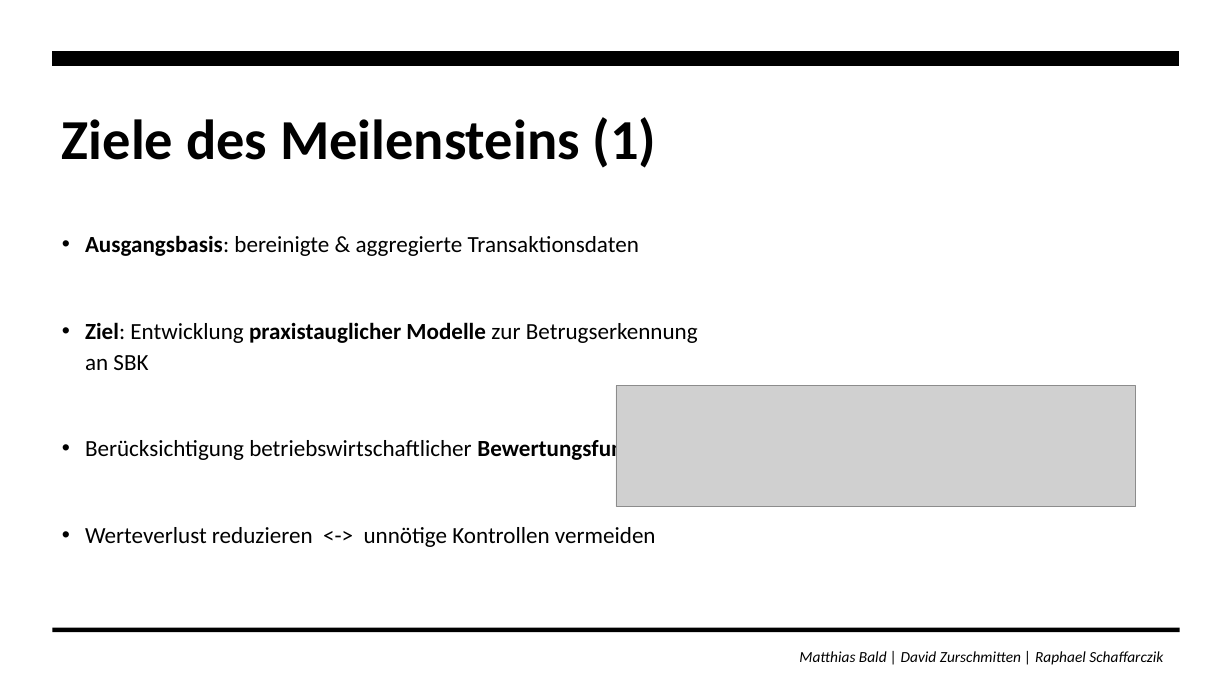
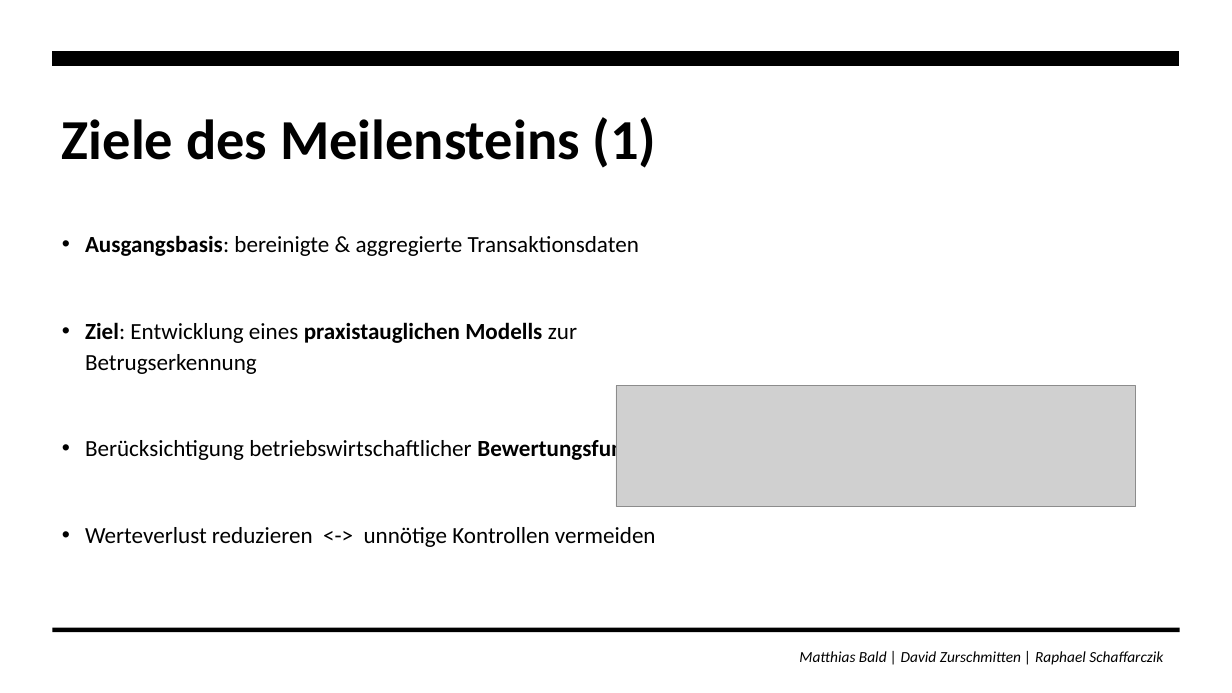
Before and after one commit to zurdavid/projektpraktikum-datascience, a slide deck: slide 47 of präsentationen/Abschlusspräsentation_Entwurf.pptx. Drawn at 1232x693 pixels with LibreOffice and Linux fonts; fonts in the diff are those of the drawing; grey boxes stand for pictures. Boxes give left, top, right and bottom in pixels: in the first picture for what was removed or moved away, otherwise in the second. Text is boxed around its words. In the diff, an @@ line names an element or a change of style, - is before the commit and + after.

```diff
--- a/präsentationen/Abschlusspräsentation_Entwurf.pptx
+++ b/präsentationen/Abschlusspräsentation_Entwurf.pptx
@@ text at [85,322,577,374]: text changed @@
-• Ziel: Entwicklung praxistauglicher Modelle zur Betrugserkennung an SBK
+• Ziel: Entwicklung eines praxistauglichen Modells zur Betrugserkennung
```
Also in this commit, not shown: 9 other slides changed, 1 slide added, 3 slides removed.
